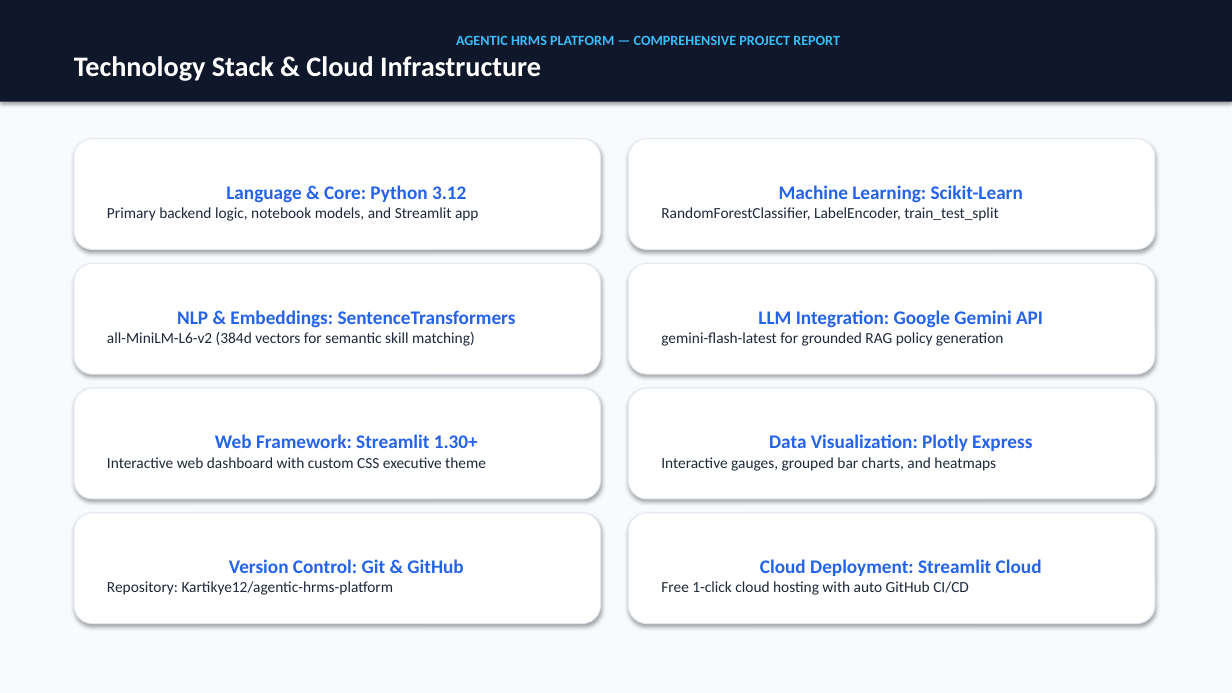
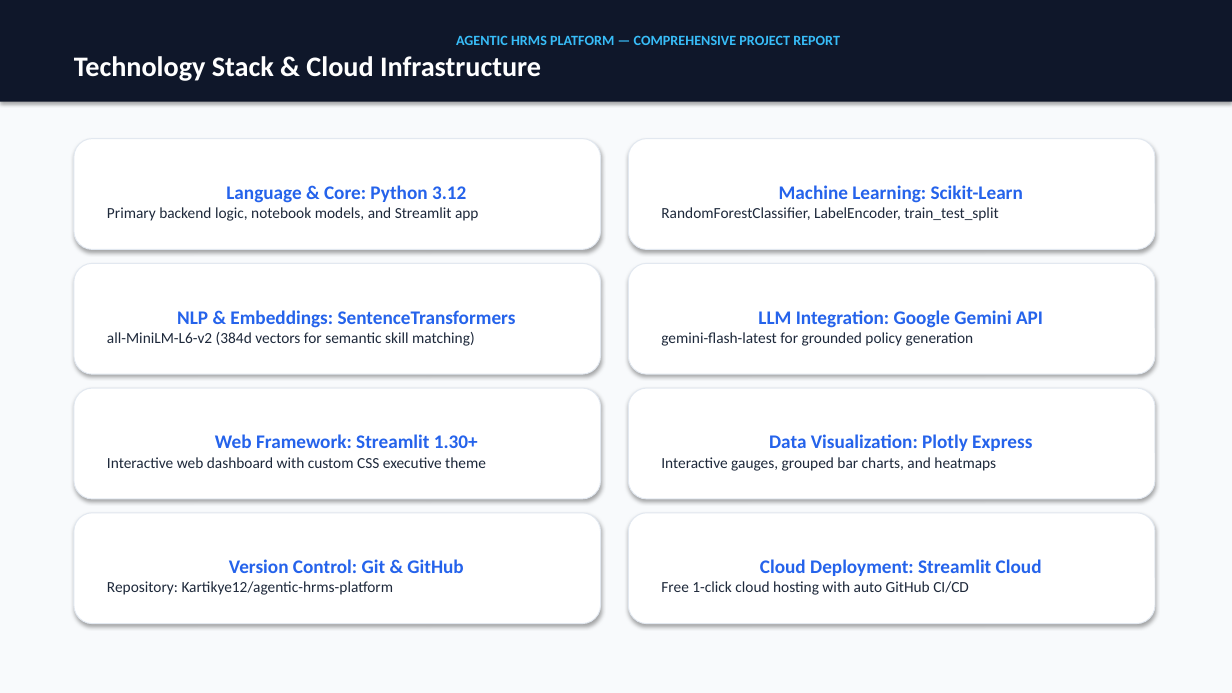
Before and after one commit to Kartikye12/agentic-hrms-platform, a slide deck: slide 10 of Agentic_HRMS_Platform_Complete_12_Slides.pptx. Drawn at 1232x693 pixels with LibreOffice and Linux fonts; fonts in the diff are those of the drawing. Boxes give left, top, right and bottom in pixels: in the first picture for what was removed or moved away, otherwise in the second. Text is boxed around its words. In the diff, an @@ line names an element or a change of style, - is before the commit and + after.

```diff
--- a/Agentic_HRMS_Platform_Complete_12_Slides.pptx
+++ b/Agentic_HRMS_Platform_Complete_12_Slides.pptx
@@ text in rounded rectangle at [661, 332, 974, 346]: text changed @@
-gemini-flash-latest for grounded RAG policy generation
+gemini-flash-latest for grounded policy generation
```
Also in this commit, not shown: 5 other slides changed, 2 other files.
